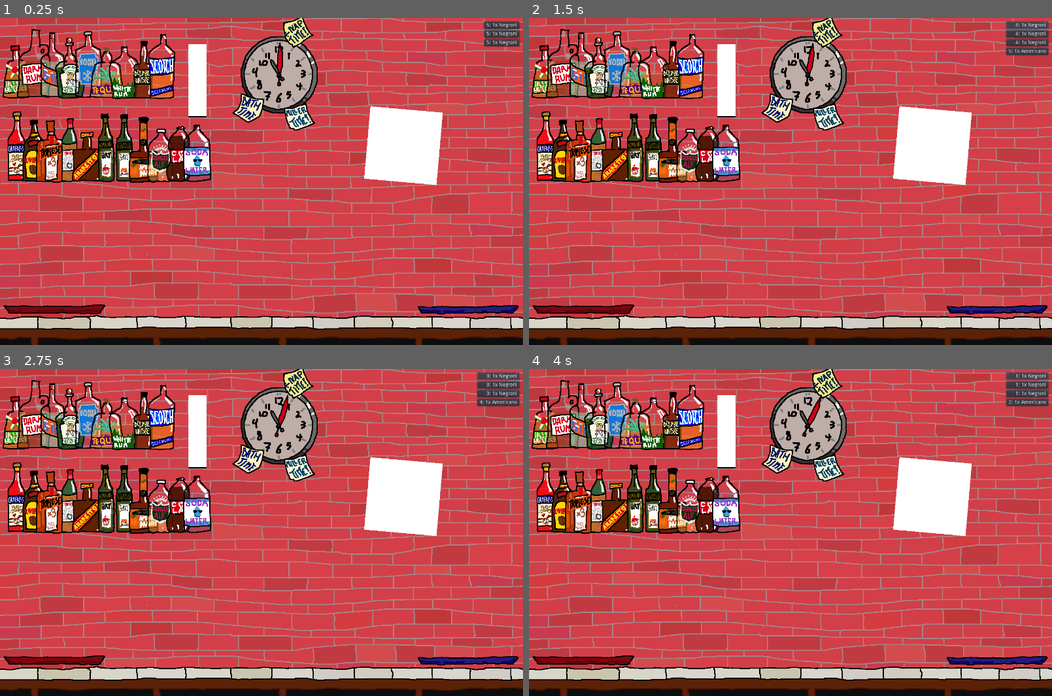
Above: before the commit, frames 1-4 (two rows, left to right).
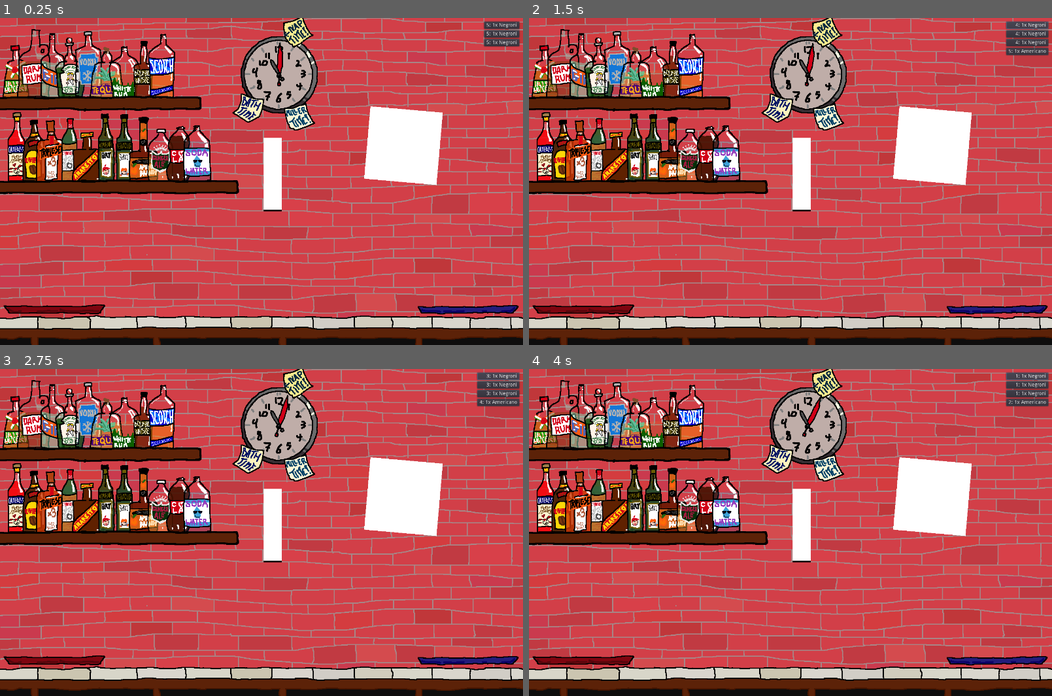
Above: after the commit, the same moments.

Repository: xavierholt/anyone-can-bartend
Game: Godot game, scene res://Bar.tscn
The game is run twice, just before and just after one commit, with the same random seed, the same clock (stepped at 60 frames per second) and the same inputs. The project has no main scene, so this scene is started directly.
Inputs:
- Up to frame 1 (0.25 s): no input
- Up to frame 2 (1.5 s): click "5: 1x Negroni" at 0.5 s; click "4: 1x Negroni" at 1.25 s
- Up to frame 3 (2.75 s): click "3: 1x Negroni" at 2 s
- Up to frame 4 (4 s): click "3: 1x Negroni" at 2.75 s; click "2: 1x Negroni" at 3.5 s

The runs differ from the first frame. In frame 1, 5.5% of the frame differs, in the area x 0-54%, y 4-60%; in frame 2, 5.5%; in frame 3, 5.5%; in frame 4, 5.5%.

Commit message:
Shelving!

Diff:
--- a/Bar.tscn
+++ b/Bar.tscn
@@ -21,23 +21,25 @@
 [ext_resource path="res://Bottles/White Rum.png" type="Texture" id=19]
 [ext_resource path="res://Bottles/Bourbon.png" type="Texture" id=20]
 [ext_resource path="res://Bottles/Scotch.png" type="Texture" id=21]
-[ext_resource path="res://Bottles/Campari.png" type="Texture" id=22]
-[ext_resource path="res://Bottles/Kahlua.png" type="Texture" id=23]
-[ext_resource path="res://Bottles/Triple Sec.png" type="Texture" id=24]
-[ext_resource path="res://Bottles/Maraschino.png" type="Texture" id=25]
-[ext_resource path="res://Bottles/Amaretto.png" type="Texture" id=26]
-[ext_resource path="res://Bottles/Dry Vermouth.png" type="Texture" id=27]
-[ext_resource path="res://Bottles/Sweet Vermouth.png" type="Texture" id=28]
-[ext_resource path="res://Bottles/Apricot Brandy.png" type="Texture" id=29]
-[ext_resource path="res://Bottles/Ginger Ale.png" type="Texture" id=30]
-[ext_resource path="res://Bottles/Cola.png" type="Texture" id=31]
-[ext_resource path="res://Bottles/Soda Water.png" type="Texture" id=32]
-[ext_resource path="res://Shelves/Red Tray.png" type="Texture" id=33]
-[ext_resource path="res://Shelves/Blue Tray.png" type="Texture" id=34]
-[ext_resource path="res://Shelves/Counter.png" type="Texture" id=35]
-[ext_resource path="res://Store.tscn" type="PackedScene" id=36]
-[ext_resource path="res://Cursor.gd" type="Script" id=37]
-[ext_resource path="res://Order.tscn" type="PackedScene" id=38]
+[ext_resource path="res://Shelves/Top Shelf.png" type="Texture" id=22]
+[ext_resource path="res://Bottles/Campari.png" type="Texture" id=23]
+[ext_resource path="res://Bottles/Kahlua.png" type="Texture" id=24]
+[ext_resource path="res://Bottles/Triple Sec.png" type="Texture" id=25]
+[ext_resource path="res://Bottles/Maraschino.png" type="Texture" id=26]
+[ext_resource path="res://Bottles/Amaretto.png" type="Texture" id=27]
+[ext_resource path="res://Bottles/Dry Vermouth.png" type="Texture" id=28]
+[ext_resource path="res://Bottles/Sweet Vermouth.png" type="Texture" id=29]
+[ext_resource path="res://Bottles/Apricot Brandy.png" type="Texture" id=30]
+[ext_resource path="res://Bottles/Ginger Ale.png" type="Texture" id=31]
+[ext_resource path="res://Bottles/Cola.png" type="Texture" id=32]
+[ext_resource path="res://Bottles/Soda Water.png" type="Texture" id=33]
+[ext_resource path="res://Shelves/Bottom Shelf.png" type="Texture" id=34]
+[ext_resource path="res://Shelves/Red Tray.png" type="Texture" id=35]
+[ext_resource path="res://Shelves/Blue Tray.png" type="Texture" id=36]
+[ext_resource path="res://Shelves/Counter.png" type="Texture" id=37]
+[ext_resource path="res://Store.tscn" type="PackedScene" id=38]
+[ext_resource path="res://Cursor.gd" type="Script" id=39]
+[ext_resource path="res://Order.tscn" type="PackedScene" id=40]
 
 [node name="Bar" type="Node" index="0"]
 
@@ -125,6 +127,7 @@
 
 [node name="Slot1" parent="Bases" index="0" instance=ExtResource( 11 )]
 
+editor/display_folded = true
 _sections_unfolded = [ "Transform" ]
 
 [node name="Irish Whisky" type="Sprite" parent="Bases/Slot1" index="2"]
@@ -163,7 +166,7 @@
 
 texture = ExtResource( 15 )
 centered = false
-offset = Vector2( -50, -193 )
+offset = Vector2( -50, -190 )
 script = ExtResource( 13 )
 _sections_unfolded = [ "Offset" ]
 color = Color( 0.620968, 1, 0.973349, 0.25 )
@@ -270,9 +273,15 @@
 position = Vector2( 450, 0 )
 _sections_unfolded = [ "Transform" ]
 
+[node name="Shelf" type="Sprite" parent="Bases" index="10"]
+
+position = Vector2( -900, -10 )
+texture = ExtResource( 22 )
+centered = false
+_sections_unfolded = [ "Offset", "Transform" ]
+
 [node name="Mixers" type="Node2D" parent="." index="5"]
 
-editor/display_folded = true
 position = Vector2( 45, 450 )
 _sections_unfolded = [ "Transform" ]
 
@@ -283,9 +292,9 @@
 
 [node name="Campari" type="Sprite" parent="Mixers/Slot1" index="2"]
 
-texture = ExtResource( 22 )
-centered = false
-offset = Vector2( -50, -195 )
+texture = ExtResource( 23 )
+centered = false
+offset = Vector2( -50, -193 )
 script = ExtResource( 13 )
 _sections_unfolded = [ "Offset" ]
 color = Color( 1, 0, 0, 0.85 )
@@ -357,12 +366,13 @@
 
 [node name="Slot6" parent="Mixers" index="5" instance=ExtResource( 11 )]
 
+editor/display_folded = true
 position = Vector2( 250, 0 )
 _sections_unfolded = [ "Transform" ]
 
 [node name="Dry Vermouth" type="Sprite" parent="Mixers/Slot6" index="2"]
 
-texture = ExtResource( 27 )
+texture = ExtResource( 28 )
 centered = false
 offset = Vector2( -50, -195 )
 script = ExtResource( 13 )
@@ -372,12 +382,13 @@
 
 [node name="Slot7" parent="Mixers" index="6" instance=ExtResource( 11 )]
 
+editor/display_folded = true
 position = Vector2( 300, 0 )
 _sections_unfolded = [ "Transform" ]
 
 [node name="Sweet Vermouth" type="Sprite" parent="Mixers/Slot7" index="2"]
 
-texture = ExtResource( 28 )
+texture = ExtResource( 29 )
 centered = false
 offset = Vector2( -50, -195 )
 script = ExtResource( 13 )
@@ -440,13 +451,20 @@
 
 [node name="Soda Water" type="Sprite" parent="Mixers/Slot11" index="2"]
 
-texture = ExtResource( 32 )
-centered = false
-offset = Vector2( -50, -195 )
-script = ExtResource( 13 )
-_sections_unfolded = [ "Offset" ]
-color = Color( 0.5, 0.5, 0.5, 1 )
-fluid = "fluid"
+texture = ExtResource( 33 )
+centered = false
+offset = Vector2( -50, -193 )
+script = ExtResource( 13 )
+_sections_unfolded = [ "Offset" ]
+color = Color( 0.5, 0.5, 0.5, 1 )
+fluid = "fluid"
+
+[node name="Shelf" type="Sprite" parent="Mixers" index="11"]
+
+position = Vector2( -800, -10 )
+texture = ExtResource( 34 )
+centered = false
+_sections_unfolded = [ "Offset", "Transform" ]
 
 [node name="Counter" type="Node2D" parent="." index="6"]
 
@@ -603,26 +621,26 @@
 [node name="Sprite" type="Sprite" parent="ServeTray" index="1"]
 
 position = Vector2( -10, 0 )
-texture = ExtResource( 34 )
+texture = ExtResource( 36 )
 _sections_unfolded = [ "Transform" ]
 
 [node name="Counter2" type="Sprite" parent="." index="9"]
 
 position = Vector2( 0, 812 )
-texture = ExtResource( 35 )
+texture = ExtResource( 37 )
 centered = false
 _sections_unfolded = [ "Offset", "Transform" ]
 
-[node name="Store" parent="." index="10" instance=ExtResource( 36 )]
-
-position = Vector2( 544, 272 )
+[node name="Store" parent="." index="10" instance=ExtResource( 38 )]
+
+position = Vector2( 751, 530 )
 sname = "Glass"
 
 [node name="Cursor" type="Node2D" parent="." index="11"]
 
 editor/display_folded = true
 position = Vector2( 0, -1 )
-script = ExtResource( 37 )
+script = ExtResource( 39 )
 _sections_unfolded = [ "Transform" ]
 
 [node name="Holder" type="Node2D" parent="Cursor" index="0"]
Not shown: 10 places in Bar.tscn that only renumber resources
Binary file added: Shelves/Bottom Shelf.png
Binary file added: Shelves/Top Shelf.png
